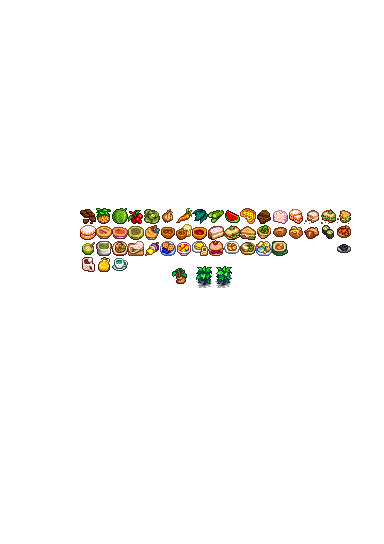
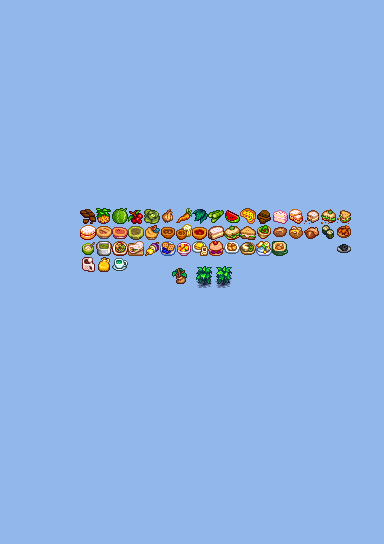
Before/after of a 384x544 layered artwork. What changed in the layer stack:
showed group "background" (19 layers) over (x1=0, y1=0, x2=384, y2=544)
